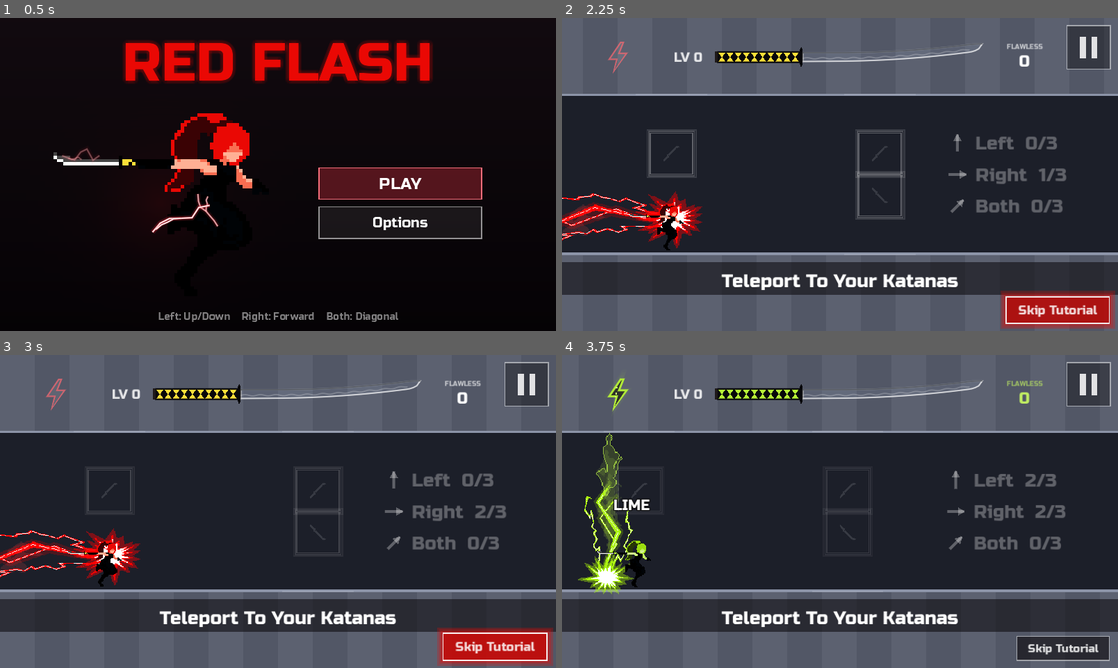
Above: before the commit, frames 1-4 (two rows, left to right).
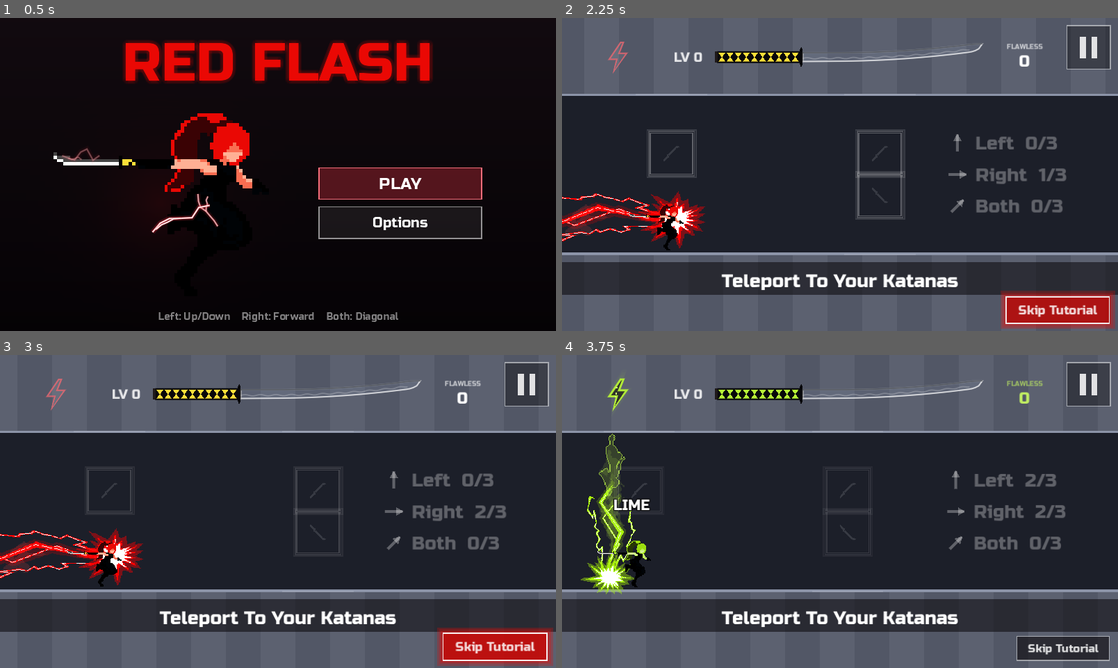
Above: after the commit, the same moments.

Repository: fredsbreads/game-off
Game: Godot game, scene res://scenes/main.tscn
Same seed, same stepped clock (60 frames per second), same inputs: the game is played once before the commit and once after it. Sound files missing from this copy of the repository are replaced by a short silence.
Inputs (mouse positions are in pixels of both pictures, inside the frame that each line leads up to):
- Up to frame 1 (0.5 s): no input
- Up to frame 2 (2.25 s): tap Enter at 0.5, 2.1 s; move the mouse to (962, 158) at 0.52 s; hold Right 0.53-1.28 s; hold J (tp_vertical) 0.53-1.28 s; click (962, 158) at 0.67 s; tap Space at 0.77, 1.52 s; move the mouse to (728, 190) at 1.27 s; hold Down 1.28-2.03 s; tap Shift at 1.35 s; move the mouse to (895, 105) at 2.02 s; hold Right from 2.03 s (still down)
- Up to frame 3 (3 s): move the mouse to (250, 574) at 2.77 s; release Right at 2.78 s; hold K (tp_forward) from 2.78 s (still down); tap Keypad Enter at 2.85 s; click (250, 574) at 2.92 s
- Up to frame 4 (3.75 s): tap Space at 3.02 s; move the mouse to (1006, 558) at 3.52 s; release K (tp_forward) at 3.53 s; hold Left from 3.53 s (still down); tap C at 3.6 s

Frame 1 is identical in both runs. In frame 2, 1.0% of the frame differs, in the area x 0-26%, y 55-74%; in frame 3, 1.0%; in frame 4, 1.5%, in the area x 2-14%, y 24-77%.

Commit message:
Start at 70% speed; the empty run between chains (and after an auto-chain, and before the first enemies) shrinks with the speed, never under 8 tiles

Diff:
--- a/scripts/level.gd
+++ b/scripts/level.gd
@@ -191,7 +191,7 @@
 		section["ids"].append(enemy.get_instance_id())
 	sections.append(section)
 	var last: Vector2 = shape.back()
-	_cursor += last.x + Patterns.BREAK
+	_cursor += last.x + Patterns.break_gap(level)
 	_cursor_row = last_row
 
 
--- a/scripts/main.gd
+++ b/scripts/main.gd
@@ -495,14 +495,14 @@
 	_lesson = Lesson.FIRST_KILL
 	_lesson_kills = kills
 	# One enemy alone on the floor, a screen's width ahead; the chain after it.
-	var first := player.x + CameraRig.VIEW_TILES
+	var first := player.x + maxf(CameraRig.VIEW_TILES * Rules.walk_scale(1), CameraRig.VIEW_TILES - CameraRig.HOME_TILES + 1.0)
 	level.lay("", "tutorial: one enemy", first, Rules.Row.FLOOR)
-	var chain_x := first + Patterns.BREAK + 6.0
+	var chain_x := first + Patterns.break_gap(1) + 6.0
 	level.lay(CHAIN_STEPS, "tutorial: chain", chain_x, Rules.Row.FLOOR)
 	# The save's group: the usual gap after the chain's last enemy (the chain
 	# ends on the floor, so it's run into there).
 	var chain_shape: Array = Patterns.parse(CHAIN_STEPS)["enemies"]
-	_save_pair_x = chain_x + float(chain_shape.back().x) + Patterns.BREAK
+	_save_pair_x = chain_x + float(chain_shape.back().x) + Patterns.break_gap(1)
 	level.lay_shape(SAVE_SHAPE, "tutorial: save", _save_pair_x, Rules.Row.FLOOR)
 	level.spawn_hold = true   # nothing else until the lessons are over
 
@@ -869,7 +869,8 @@
 	_run_origin_x = player.x
 	distance = 0.0
 	level.spawn_hold = false
-	level.push_cursor(player.x + CameraRig.VIEW_TILES)
+	# (its walk shrinks with the speed too, but it never pops in on screen)
+	level.push_cursor(player.x + maxf(CameraRig.VIEW_TILES * Rules.walk_scale(level.level), CameraRig.VIEW_TILES - CameraRig.HOME_TILES + 1.0))
 	level.ensure_generated(player.x)
 
 
@@ -2094,7 +2095,7 @@
 	# A breather: nothing was laid during the auto-chain, and the next chain
 	# comes in well past the screen's right edge.
 	level.spawn_hold = false
-	level.push_cursor(cam.left() / Rules.TILE + CameraRig.VIEW_TILES + AUTO_GAP_TILES)
+	level.push_cursor(cam.left() / Rules.TILE + CameraRig.VIEW_TILES + AUTO_GAP_TILES * Rules.walk_scale(level.level))
 	_sync_debut_wait()
 	level.ensure_generated(player.x)
 
--- a/scripts/patterns.gd
+++ b/scripts/patterns.gd
@@ -27,6 +27,14 @@
 
 const WAIT := 3.0       # half a forward teleport
 const BREAK := 10.0     # past forward reach, so a break is unmistakable
+# The gap between two chains: BREAK, shorter at a slower speed (Rules.walk_scale),
+# but never under BREAK_MIN (still past a forward teleport's reach and its kill
+# zone, FORWARD + KILL_AHEAD + ENEMY_HALF_WIDTH = 7.55).
+const BREAK_MIN := 8.0
+
+
+static func break_gap(level: int) -> float:
+	return maxf(BREAK * Rules.walk_scale(level), BREAK_MIN)
 
 # Hand-made patterns for the opening levels. Each level adds its patterns
 # to the previous level's (a two-level window: see pool_for_level()).
--- a/scripts/rules.gd
+++ b/scripts/rules.gd
@@ -51,7 +51,7 @@
 const RUN_SPEED := 6.0
 # A run starts slower (more time to see the red katana over an enemy) and
 # eases up to full speed by FULL_SPEED_LEVEL.
-const START_SPEED := 4.8
+const START_SPEED := 4.2   # (70%)
 const FULL_SPEED_LEVEL := 5
 const SPEED_EASE := 0.4   # tiles/s per second: how gently it speeds up at a level-up
 ## Her speed right now (main.gd eases it toward speed_for_level).
@@ -60,6 +60,13 @@
 
 static func speed_for_level(level: int) -> float:
 	return lerpf(START_SPEED, RUN_SPEED, clampf(float(level - 1) / float(FULL_SPEED_LEVEL - 1), 0.0, 1.0))
+
+
+## The empty run between groups of enemies shrinks with her speed (so a
+## slower start means more time near each enemy, not more walking): this
+## level's speed over full speed.
+static func walk_scale(level: int) -> float:
+	return speed_for_level(level) / RUN_SPEED
 
 # The knight (see knight.gd): each hit on her counts this many kills toward
 # the progression bar, since you can't see where she'll blink ahead of time.
